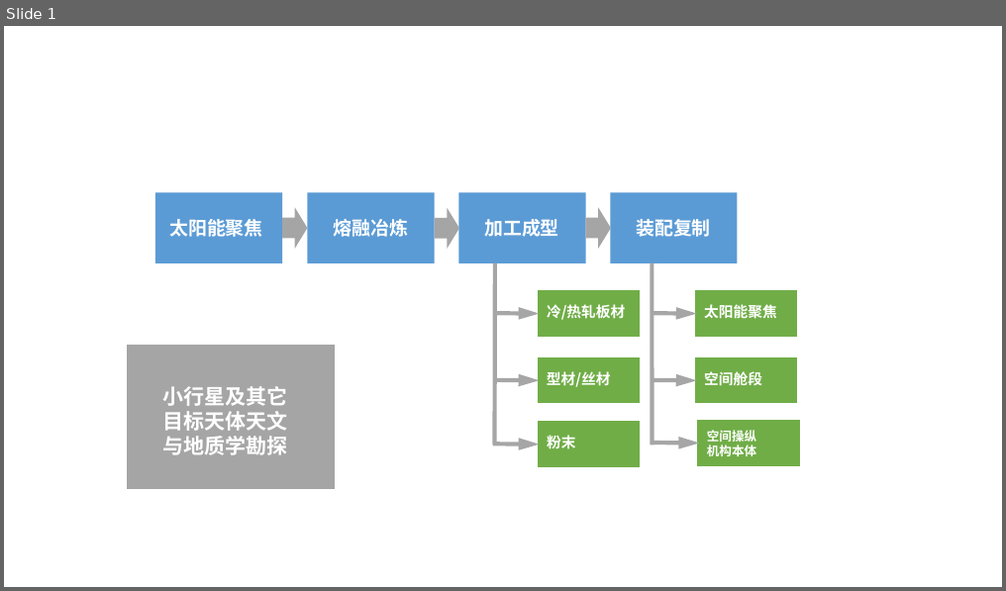
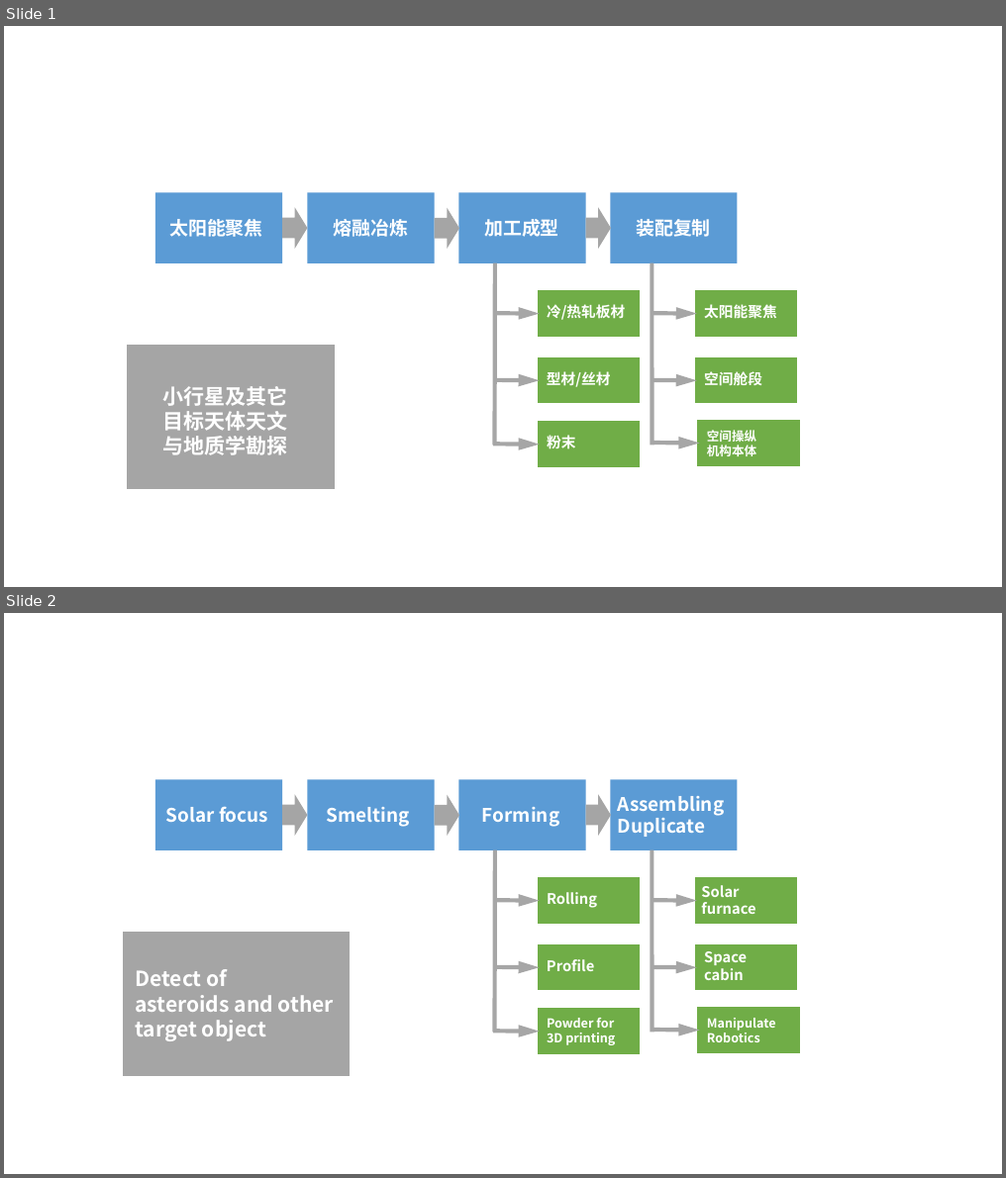
Before and after one commit to ExponentialDeepSpace/exponentialdeepspace.github.io, a slide deck: assets/documents/EDS-Diagram.pptx. Shown one above the other, each under a label of ours: slide 1 before the commit, slides 1 and 2 after it. The pictures are 1006x591 and 1006x1178 pixels, drawn with LibreOffice and Linux fonts; fonts in the diff are those of the drawing. Boxes give left, top, right and bottom in pixels: in the first picture for what was removed or moved away, otherwise in the second. Text is boxed around its words. In the diff, an @@ line names an element or a change of style, - is before the commit and + after.

```diff
--- a/assets/documents/EDS-Diagram.pptx
+++ b/assets/documents/EDS-Diagram.pptx
@@ slide 2 added at <box>4,613,1002,1174</box>, background #FFFFFF @@
@@ rectangle added at <box>155,780,282,851</box>, fill #5B9BD5 @@
@@ rectangle added at <box>307,780,435,851</box>, fill #5B9BD5 @@
@@ rectangle added at <box>459,780,586,851</box>, fill #5B9BD5 @@
@@ rectangle added at <box>611,780,738,851</box>, fill #5B9BD5 @@
@@ text added at <box>166,806,268,822</box>, 18 pt, text #FFFFFF, bold @@
+Solar focus
@@ right arrow added at <box>282,795,308,836</box>, fill #A5A5A5 @@
@@ text added at <box>326,807,409,827</box>, 18 pt, text #FFFFFF, bold @@
+Smelting
@@ right arrow added at <box>435,795,460,836</box>, fill #A5A5A5 @@
@@ text added at <box>482,807,559,827</box>, 18 pt, text #FFFFFF, bold @@
+Forming
@@ right arrow added at <box>586,795,611,836</box>, fill #A5A5A5 @@
@@ text added at <box>618,796,725,837</box>, 18 pt, text #FFFFFF, bold @@
+Assembling
+Duplicate
@@ line added from (494, 1032) to (495, 851), #A6A6A6 4 pt @@
@@ rectangle added at <box>537,876,641,925</box>, fill #70AD47, outline #FFFFFF 1.5 pt @@
@@ line added from (652, 1032) to (652, 851), #A6A6A6 4 pt @@
@@ rectangle added at <box>694,876,798,925</box>, fill #70AD47, outline #FFFFFF 1.5 pt @@
@@ arrow added from (494, 900) to (540, 900), #A6A6A6 4 pt @@
@@ text added at <box>547,892,597,908</box>, 14 pt, text #FFFFFF, bold @@
+Rolling
@@ arrow added from (650, 900) to (697, 900), #A6A6A6 4 pt @@
@@ text added at <box>701,885,755,914</box>, 14 pt, text #FFFFFF, bold @@
+Solar
+furnace
@@ rectangle added at <box>122,931,350,1078</box>, fill #A5A5A5, outline #FFFFFF 1.5 pt @@
@@ arrow added from (494, 967) to (540, 967), #A6A6A6 4 pt @@
@@ rectangle added at <box>537,944,641,992</box>, fill #70AD47, outline #FFFFFF 1.5 pt @@
@@ text added at <box>547,959,594,971</box>, 14 pt, text #FFFFFF, bold @@
+Profile
@@ arrow added from (650, 967) to (697, 967), #A6A6A6 4 pt @@
@@ rectangle added at <box>694,944,798,992</box>, fill #70AD47, outline #FFFFFF 1.5 pt @@
@@ text added at <box>704,952,746,980</box>, 14 pt, text #FFFFFF, bold @@
+Space cabin
@@ text added at <box>135,969,334,1042</box>, 20 pt, text #FFFFFF, bold @@
+Detect of
+asteroids and other target object
@@ rectangle added at <box>537,1008,641,1056</box>, fill #70AD47, outline #FFFFFF 1.5 pt @@
@@ text added at <box>547,1018,615,1046</box>, 12 pt, text #FFFFFF, bold @@
+Powder for 3D printing
@@ rectangle added at <box>697,1006,801,1054</box>, fill #70AD47, outline #FFFFFF 1.5 pt @@
@@ text added at <box>707,1018,776,1043</box>, 12 pt, text #FFFFFF, bold @@
+Manipulate
+Robotics
@@ arrow added from (494, 1032) to (540, 1032), #A6A6A6 4 pt @@
@@ arrow added from (653, 1030) to (699, 1031), #A6A6A6 4 pt @@
```
Also in this commit, not shown: 3 other files.
